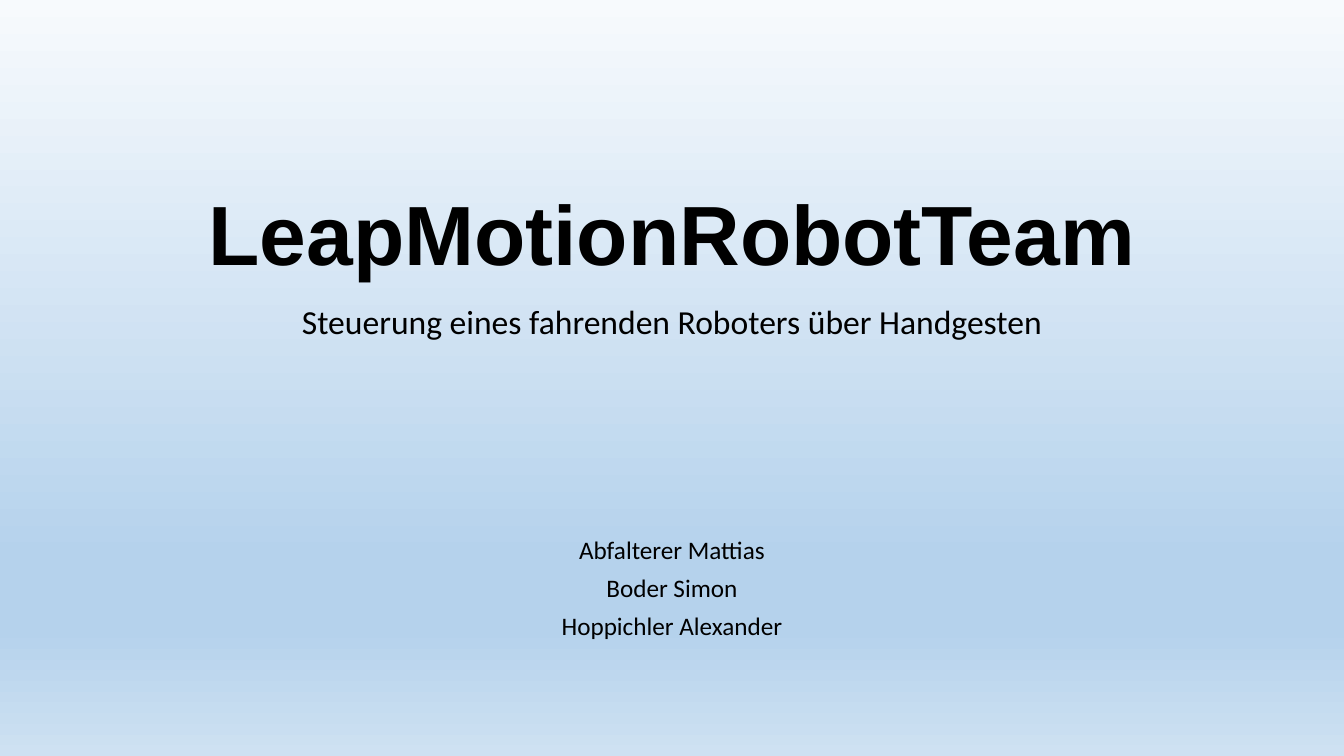
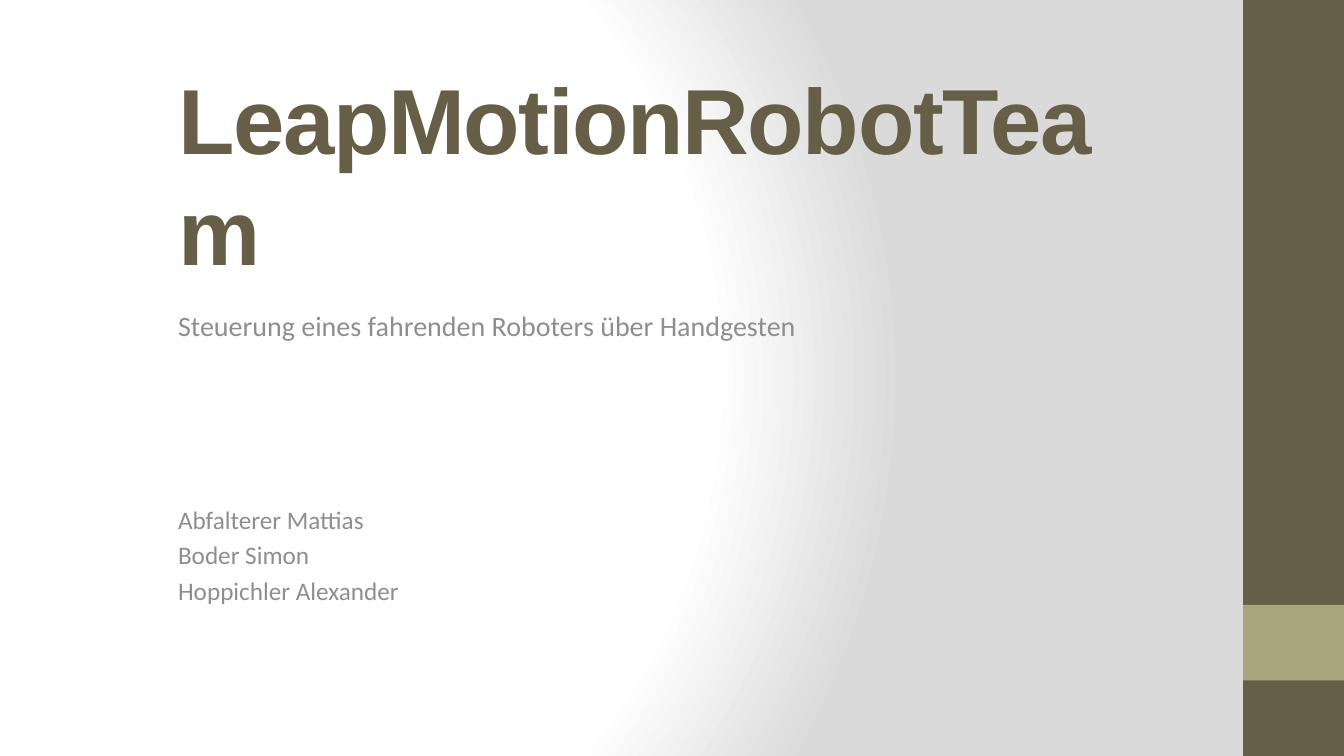
Before and after one commit to LeapMotionRobotTeam/Projekt-Roboter_mit_LeapMotion, a slide deck: slide 1 of Allgemeines/praesentation.pptx. Drawn at 1344x756 pixels with LibreOffice and Linux fonts; fonts in the diff are those of the drawing. Boxes give left, top, right and bottom in pixels: in the first picture for what was removed or moved away, otherwise in the second. Text is boxed around its words. In the diff, an @@ line names an element or a change of style, - is before the commit and + after.

```diff
--- a/Allgemeines/praesentation.pptx
+++ b/Allgemeines/praesentation.pptx
@@ background gradient #F7FAFD to #B5D2EC to #CEE1F2 to gradient #FFFFFF to #DADADA @@
@@ rectangle added at [1243, 0, 1344, 756], fill #675E47 @@
@@ title "LeapMotionRobotTeam" at [168, 107, 1177, 288]: size 60 to 66 pt, text colour #000000 to #675E47, letter spacing 0 to -1 pt; alignment centre to left; line spacing 0.9 to 1 @@
@@ subtitle "Steuerung eines fahrenden Roboters über ..." at [178, 316, 796, 604]: size 24 to 20 pt in "Steuerung eines fahrenden Roboters über Handgesten"; text colour #000000 to #8F8F8D; alignment centre to left; line spacing 0.8 to 1; less space between paragraphs @@
@@ rectangle added at [1243, 605, 1344, 681], fill #A9A57C @@
```
Also in this commit, not shown: 13 other slides changed, 9 slides added.
